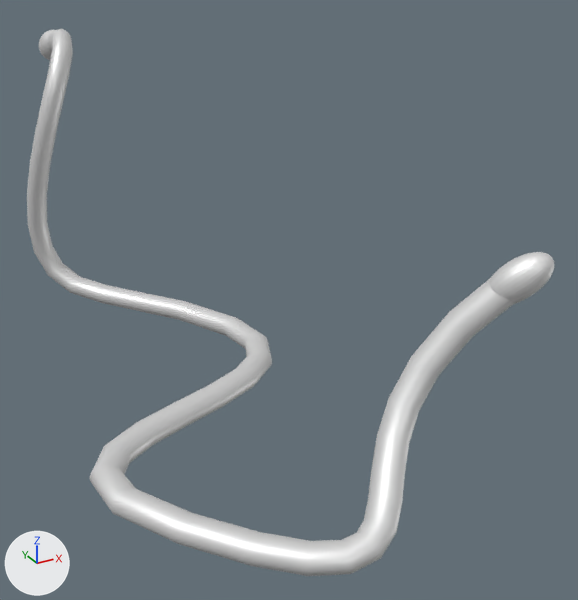
An edit to the glTF model models/web/snake.glb, drawn before and after from the same camera.
The view is the same before and after, from a 50 mm lens placed at (-51.8, -152.9, 76.0), pointed at (15.7, -30.2, 14.6). Arrows for +X, +Y and +Z are at lower left; the lights stay in place. Where no turn or scale is listed for an object, it has been applied to the vertices.

Script lines for the objects in view, before the commit:
```python
me_mesh_0 = bpy.data.meshes.new('Mesh_0')
me_mesh_0.from_pydata(...)  # 1776 vertices, 3456 faces; spans x -29.2..27.6, y -84.6..46.3, z -2.2..59.6
me_mesh_0.materials.append(mat_material_0)  # white #e7e7e7
me_mesh_1 = bpy.data.meshes.new('Mesh_1')
me_mesh_1.from_pydata(...)  # 482 vertices, 960 faces; spans x -3.17..3.17, y -5.93..5.93, z -3.64..3.64
me_mesh_1.materials.append(mat_material_1)  # white #e7e7e7
me_mesh_2 = bpy.data.meshes.new('Mesh_2')
me_mesh_2.from_pydata(...)  # 482 vertices, 960 faces; spans x -3.76..3.76, y -3.62..3.62, z -4.07..4.07
me_mesh_2.materials.append(mat_material_2)  # white #e7e7e7
ob_beziercurve = bpy.data.objects.new('BezierCurve', me_mesh_0)
ob_beziercurve.location = (0.0, 0.0, 0.0)
ob_sphere = bpy.data.objects.new('Sphere', me_mesh_1)
ob_sphere.location = (-5.3, 47.0, 55.0)
ob_sphere001 = bpy.data.objects.new('Sphere001', me_mesh_2)
ob_sphere001.location = (25.6, -78.1, 34.1)
```
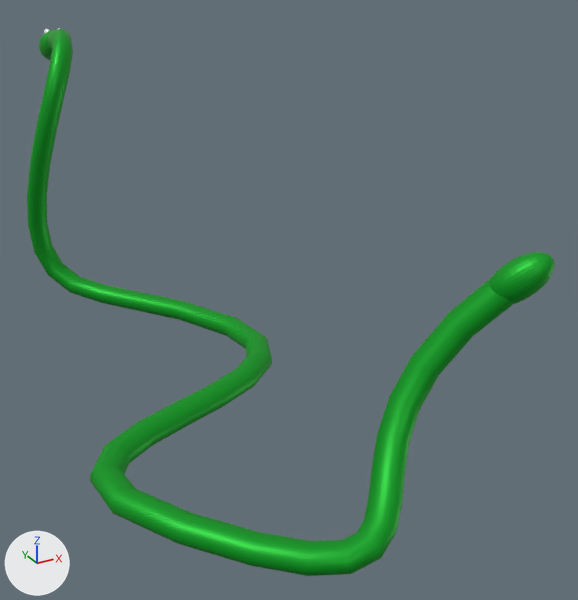
Commit message: Added colors to snake model

Scene script edits in JSON lines:
```json
{"op": "add", "block": "mat_material_002", "code": ["mat_material_002 = principled_material('Material.002')", "mat_material_002.base_color = (0.0, 0.384, 0.0174)  # green #00a724", "mat_material_002.metallic = 0.5"]}
{"block": "me_mesh_0", "where": "me_mesh_0.from_pydata(...)  # 1776 vertices, 3456 faces; spans x -29.2..27.6, y -84.6..46.3, z -2.2..59.6"}
{"op": "remove", "block": "me_mesh_0", "code": "me_mesh_0.materials.append(mat_material_0)  # white #e7e7e7"}
{"op": "add", "block": "me_mesh_0", "code": "me_mesh_0.materials.append(mat_material_002)  # green #00a724"}
{"block": "me_mesh_1", "where": "me_mesh_1.from_pydata(...)  # 482 vertices, 960 faces; spans x -3.17..3.17, y -5.93..5.93, z -3.64..3.64"}
{"op": "remove", "block": "me_mesh_1", "code": "me_mesh_1.materials.append(mat_material_1)  # white #e7e7e7"}
{"op": "add", "block": "me_mesh_1", "code": "me_mesh_1.materials.append(mat_material_002)  # green #00a724"}
{"block": "me_mesh_2", "where": "me_mesh_2.from_pydata(...)  # 482 vertices, 960 faces; spans x -3.76..3.76, y -3.62..3.62, z -4.07..4.07"}
{"op": "remove", "block": "me_mesh_2", "code": "me_mesh_2.materials.append(mat_material_2)  # white #e7e7e7"}
{"op": "add", "block": "me_mesh_2", "code": "me_mesh_2.materials.append(mat_material_002)  # green #00a724"}
```

Boxes [x1, y1, x2, y2] around the edits, measured in the pictures (578 x 600 px):
```json
{"object": "BezierCurve", "change": "recoloured", "before": [27, 29, 514, 576], "after": [27, 29, 514, 576], "on screen": "white to green"}
{"object": "Sphere001", "change": "recoloured", "before": [489, 252, 554, 304], "after": [489, 252, 554, 304], "on screen": "white to green"}
{"object": "Sphere", "change": "recoloured", "before": [39, 30, 54, 60], "after": [39, 30, 54, 60], "on screen": "white to green"}
```
